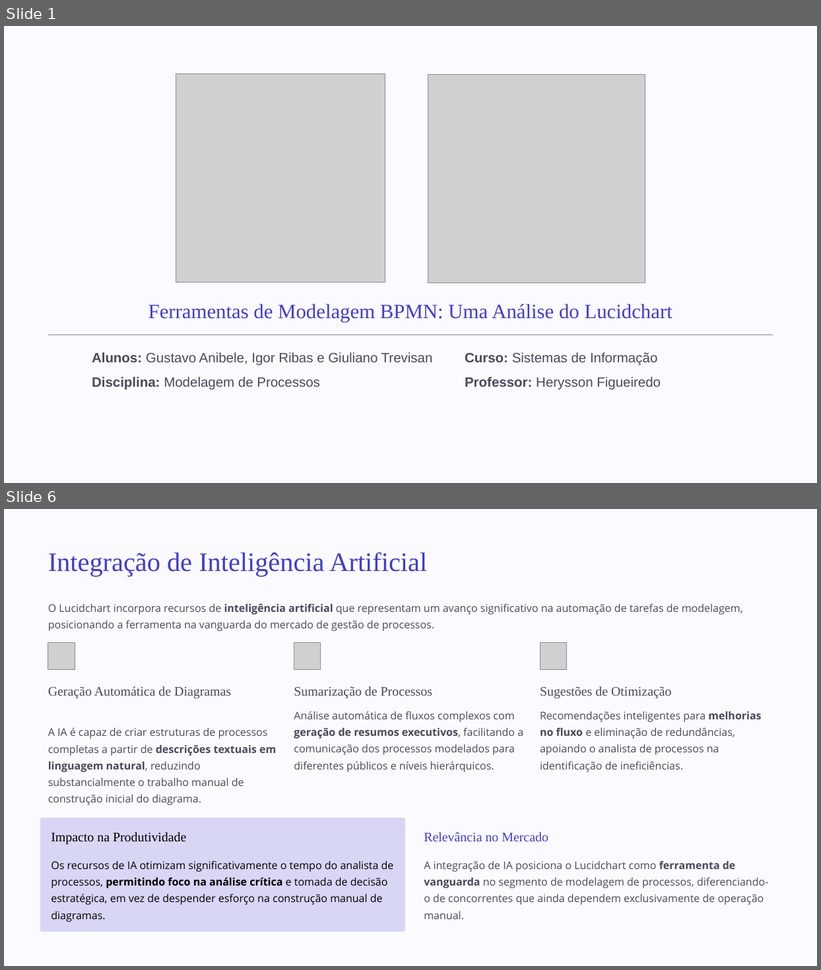
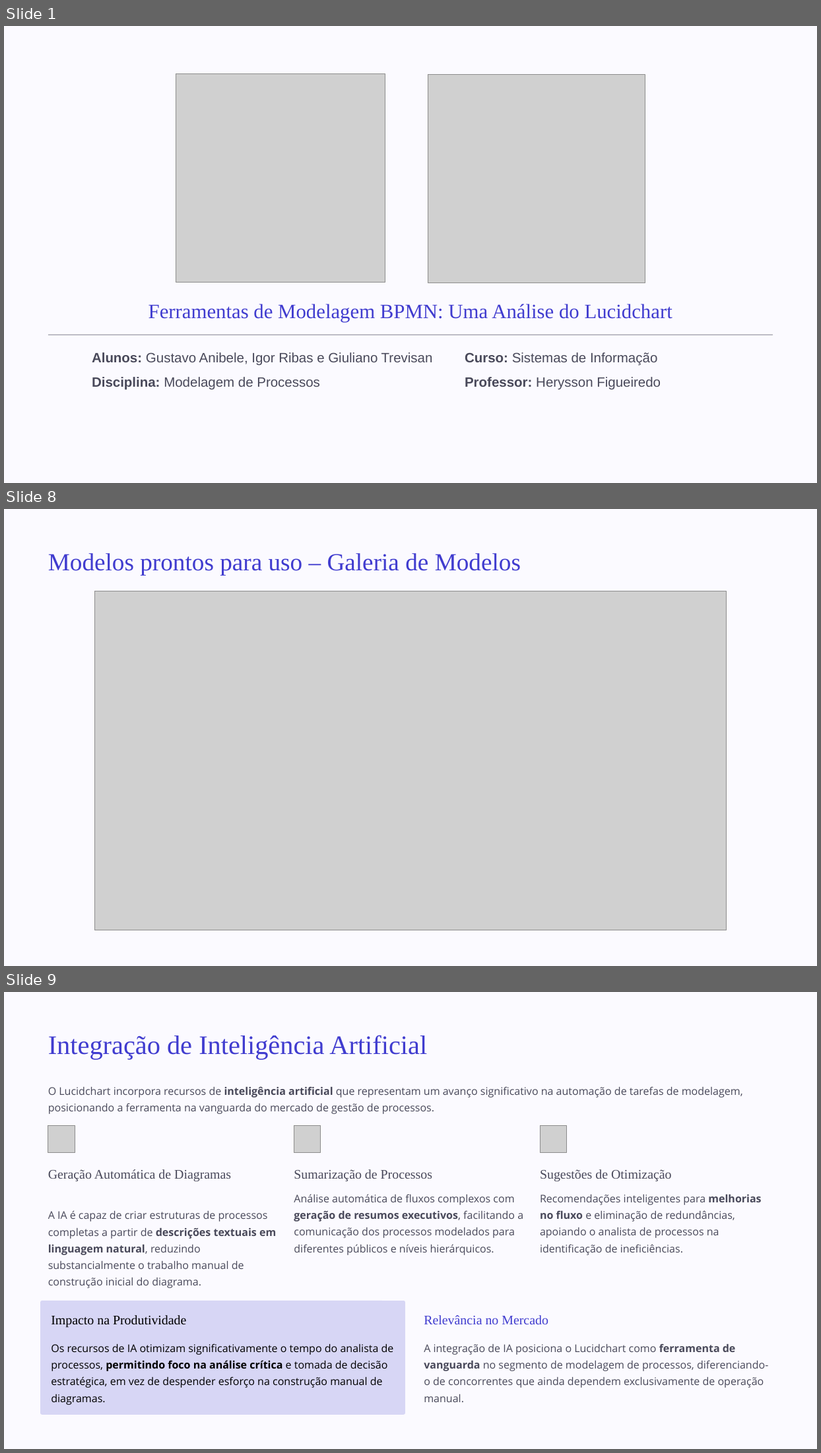
Before and after one commit to anibele/Modelagem-de-Processo, a slide deck: Modelagem-BPMN-Lucidchart.pptx. Shown one above the other, each under a label of ours: slides 1 and 6 before the commit, slides 1, 8 and 9 after it; the slides between them are not shown. The pictures are 821x970 and 821x1453 pixels, drawn with LibreOffice and Linux fonts; fonts in the diff are those of the drawing; grey boxes stand for pictures; background and template pictures are left out. Boxes give left, top, right and bottom in pixels: in the first picture for what was removed or moved away, otherwise in the second. Text is boxed around its words. In the diff, an @@ line names an element or a change of style, - is before the commit and + after.

```diff
--- a/Modelagem-BPMN-Lucidchart.pptx
+++ b/Modelagem-BPMN-Lucidchart.pptx
@@ slide 8 added at [4,509,817,966], background #000000; not listed: 1 template element that a slide beside it also shows @@
@@ text added at [48,553,521,576], 29 pt, text #403CCF @@
+Modelos prontos para uso – Galeria de Modelos
@@ picture added at [95,591,726,930] @@
@@ rectangle added at [740,943,812,961], fill #FBFAFF, outline #FBFAFF 1 pt @@
@@ what was slide 6 is now slide 9 @@
```
Also in this commit, not shown: 4 slides changed, 9 other slides added, 1 slide removed.
